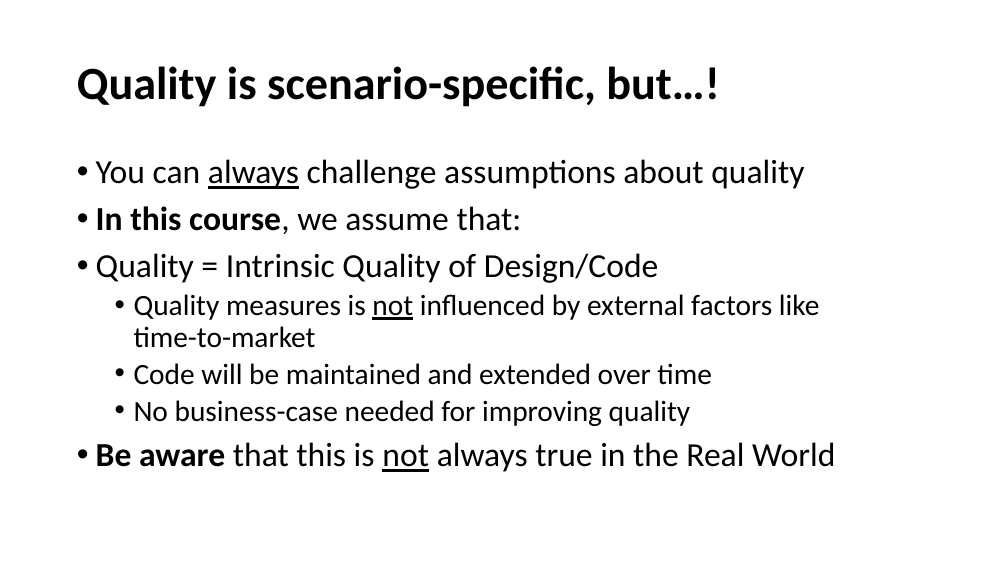
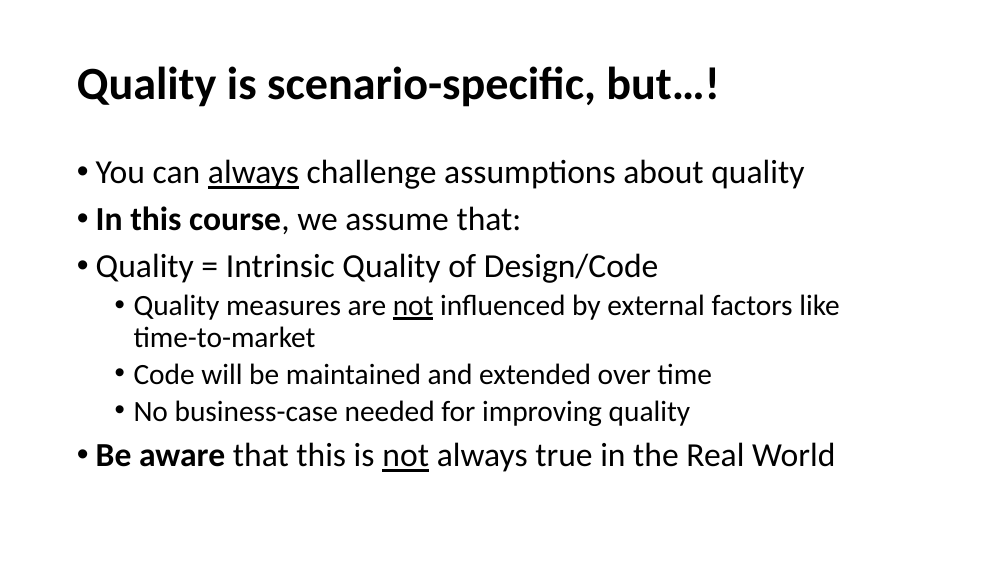
Before and after one commit to perl-easj/OOProg, a slide deck: slide 21 of ASWC/Presentations/ASWC_Day0_Intro.pptx. Drawn at 1008x567 pixels with LibreOffice and Linux fonts; fonts in the diff are those of the drawing. Boxes give left, top, right and bottom in pixels: in the first picture for what was removed or moved away, otherwise in the second. Text is boxed around its words. In the diff, an @@ line names an element or a change of style, - is before the commit and + after.

```diff
--- a/ASWC/Presentations/ASWC_Day0_Intro.pptx
+++ b/ASWC/Presentations/ASWC_Day0_Intro.pptx
@@ text at (134,294,839,348): text changed @@
-  • Quality measures is not influenced by external factors like time-to-market
+  • Quality measures are not influenced by external factors like time-to-market
```
Also in this commit, not shown: 10 other slides changed, 3 slides added, 25 other files.
